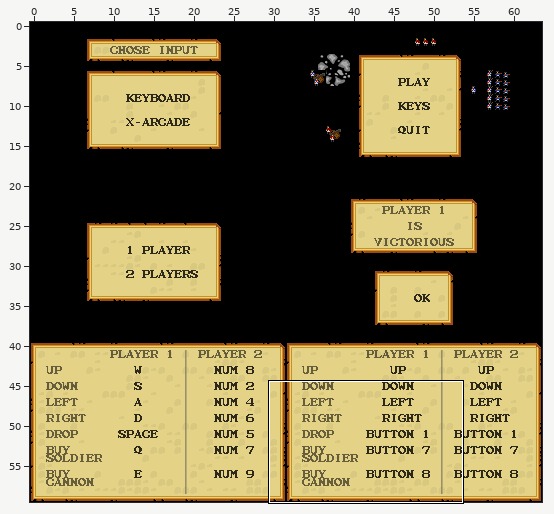
Two versions of a level (Tiled map, game/assets/maps/menu.tmx). Above: a wide view before the commit, with the close-up outlined.
Close-up. Before the commit:
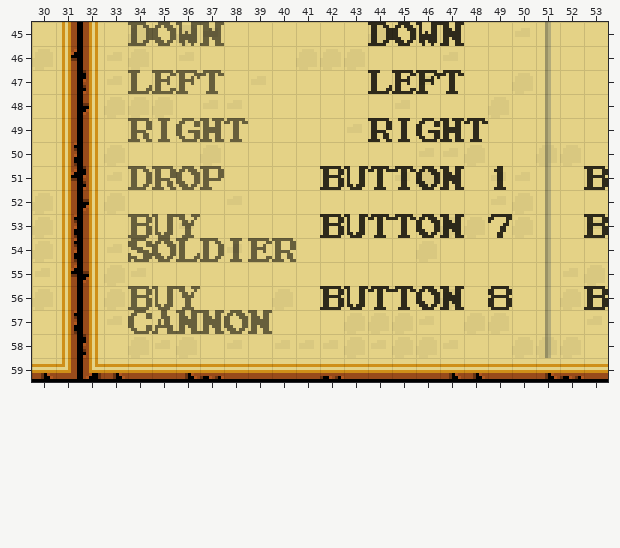
Cells are 8x8 px. Shown: x 30..53, y 45..59. The commit also changed other parts of the map, which this record leaves out.
And afterwards:
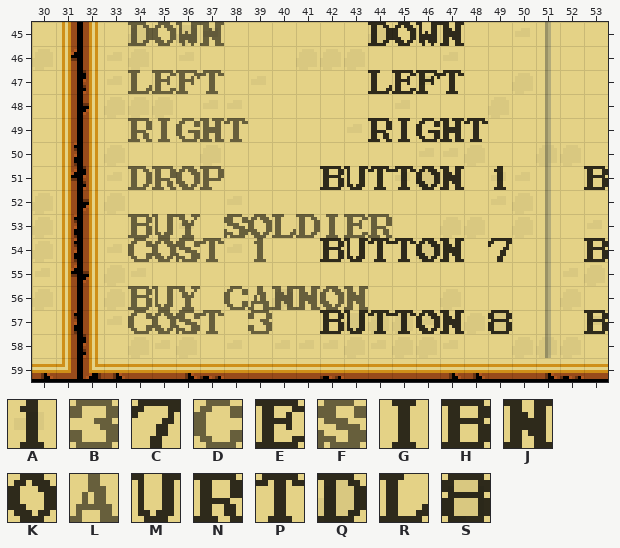
Key: from "tileset": A 81, B 83, C 87, D 119, E 152, F 159, G 175, H 184, J 191, K 200, L 216, M 223, N 232, P 239, Q 248, R 255, S 404.
_ is an empty cell.
See-through tiles are keyed as they look on the map.
The edit:
Layer "Text":
Tile C now appears in row 54 at x 49.
Tile H now appears in row 54 at x 42 and 53; in row 57 at x 42 and 53.
Tile J now appears in row 54 at x 47; in row 57 at x 47.
Tile K now appears in row 54 at x 46; in row 57 at x 46.
Tile M now appears in row 54 at x 43; in row 57 at x 43.
Tile P now appears in row 54 at x 44 to 45; in row 57 at x 44 to 45.
Tile S now appears in row 57 at x 49.
Tile C is gone in row 53 at x 49.
Tile H is gone in row 53 at x 42 and 53; in row 56 at x 42 and 53.
Tile J is gone in row 53 at x 47; in row 56 at x 47.
Tile K is gone in row 53 at x 46; in row 56 at x 46.
Tile M is gone in row 53 at x 43; in row 56 at x 43.
Tile P is gone in row 53 at x 44 to 45; in row 56 at x 44 to 45.
Tile S is gone in row 56 at x 49.
Layer "DimedText":
The author changed tile E to tile A in row 54 at x 39.
The author changed tile J to tile B in row 57 at x 39.
The author changed tile F to tile D in row 54 at x 34.
Tile D now appears in row 56 at x 38.
Tile E now appears in row 53 at x 43.
The author changed tile J to tile F in row 57 at x 36.
The author changed tile R to tile F in row 54 at x 36.
Tile F now appears in row 53 at x 38.
Tile G now appears in row 53 at x 42.
Tile J now appears in row 56 at x 40 to 41 and 43.
The author changed tile L to tile K in row 57 at x 35.
Tile K now appears in row 53 at x 39; in row 56 at x 42.
Tile L now appears in row 56 at x 39.
Tile N now appears in row 53 at x 44.
The author changed tile J to tile P in row 57 at x 37.
The author changed tile Q to tile P in row 54 at x 37.
Tile Q now appears in row 53 at x 41.
Tile R now appears in row 53 at x 40.
Tile G is gone in row 54 at x 38.
Tile K is gone in row 57 at x 38.
Tile N is gone in row 54 at x 40.
Where, in picture pixels (left, top, right, bottom), the same in both close-ups:
changed: (176, 214, 464, 262)
changed: (488, 214, 512, 262)
changed: (584, 214, 608, 262)
changed: (128, 238, 149, 262)
changed: (152, 286, 464, 334)
changed: (488, 286, 512, 334)
changed: (584, 286, 608, 334)
